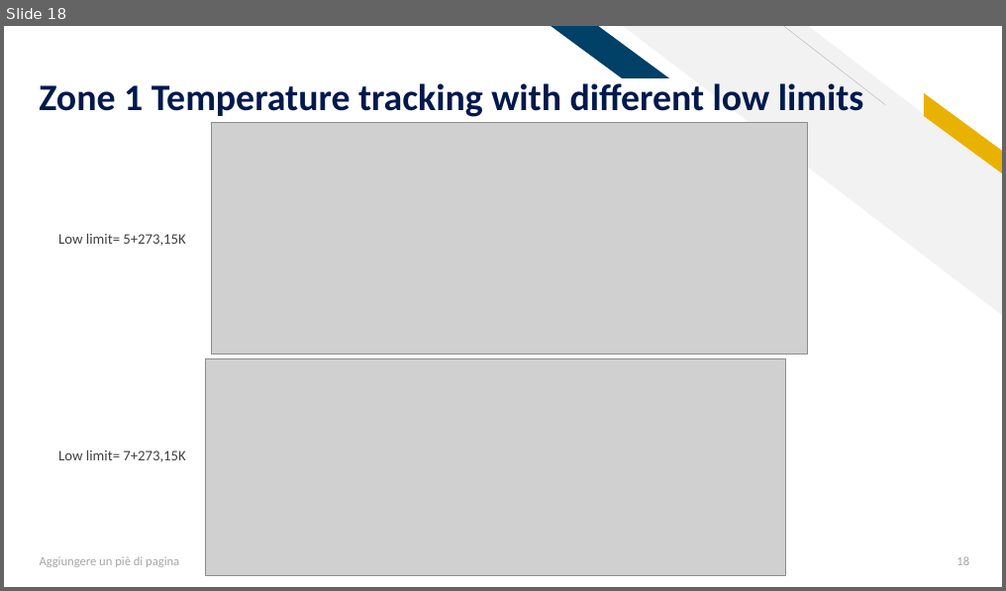
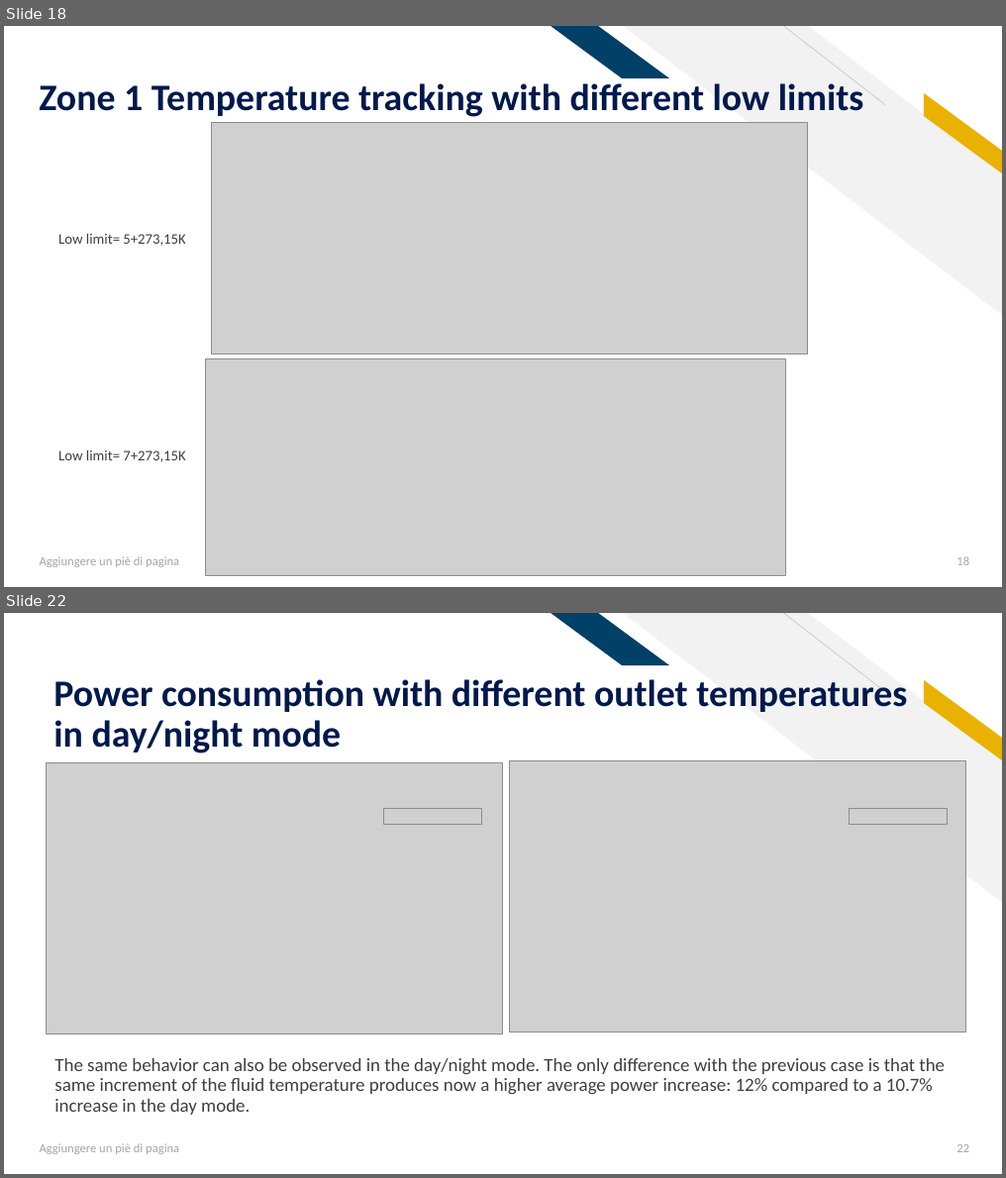
Before and after one commit to AleFire99/AES-git-repo, a slide deck: Aes_Project_2021_2022.pptx. Shown one above the other, each under a label of ours: slide 18 before the commit, slides 18 and 22 after it; the slides between them are not shown. The pictures are 1006x591 and 1006x1178 pixels, drawn with LibreOffice and Linux fonts; fonts in the diff are those of the drawing; grey boxes stand for pictures. Boxes give left, top, right and bottom in pixels: in the first picture for what was removed or moved away, otherwise in the second. Text is boxed around its words. In the diff, an @@ line names an element or a change of style, - is before the commit and + after.

Commit message:
Finally merged all powerpoints together, please give it a look!

```diff
--- a/Aes_Project_2021_2022.pptx
+++ b/Aes_Project_2021_2022.pptx
@@ slide 22 added at (4, 613, 1002, 1174), background #FFFFFF; not listed: 4 template elements that a slide beside it also shows @@
@@ title added at (54, 676, 907, 754), 36 pt, text #00194C, bold @@
+Power consumption with different outlet temperatures in day/night mode
@@ picture added at (510, 761, 966, 1032) @@
@@ picture added at (47, 762, 503, 1034) @@
@@ picture added at (384, 808, 481, 824) @@
@@ picture added at (849, 808, 946, 824) @@
@@ text added at (54, 1059, 944, 1112), 18 pt, text #3F3F3F @@
+The same behavior can also be observed in the day/night mode. The only difference with the previous case is that the same increment of the fluid temperature produces now a higher average power increase: 12% compared to a 10.7% increase in the day mode.
@@ text added at (40, 1144, 179, 1155), 12 pt, text #A5A5A5 @@
+Aggiungere un piè di pagina
@@ page number added at (956, 1145, 969, 1153), 12 pt, text #A5A5A5 @@
+22
```
Also in this commit, not shown: 1 slide changed, 4 other slides added, 7 other files.
